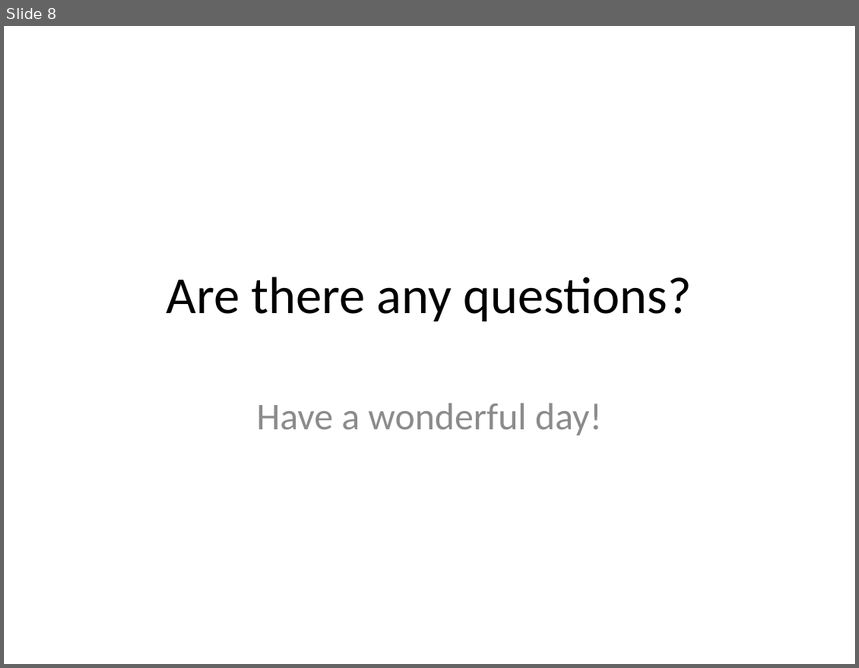
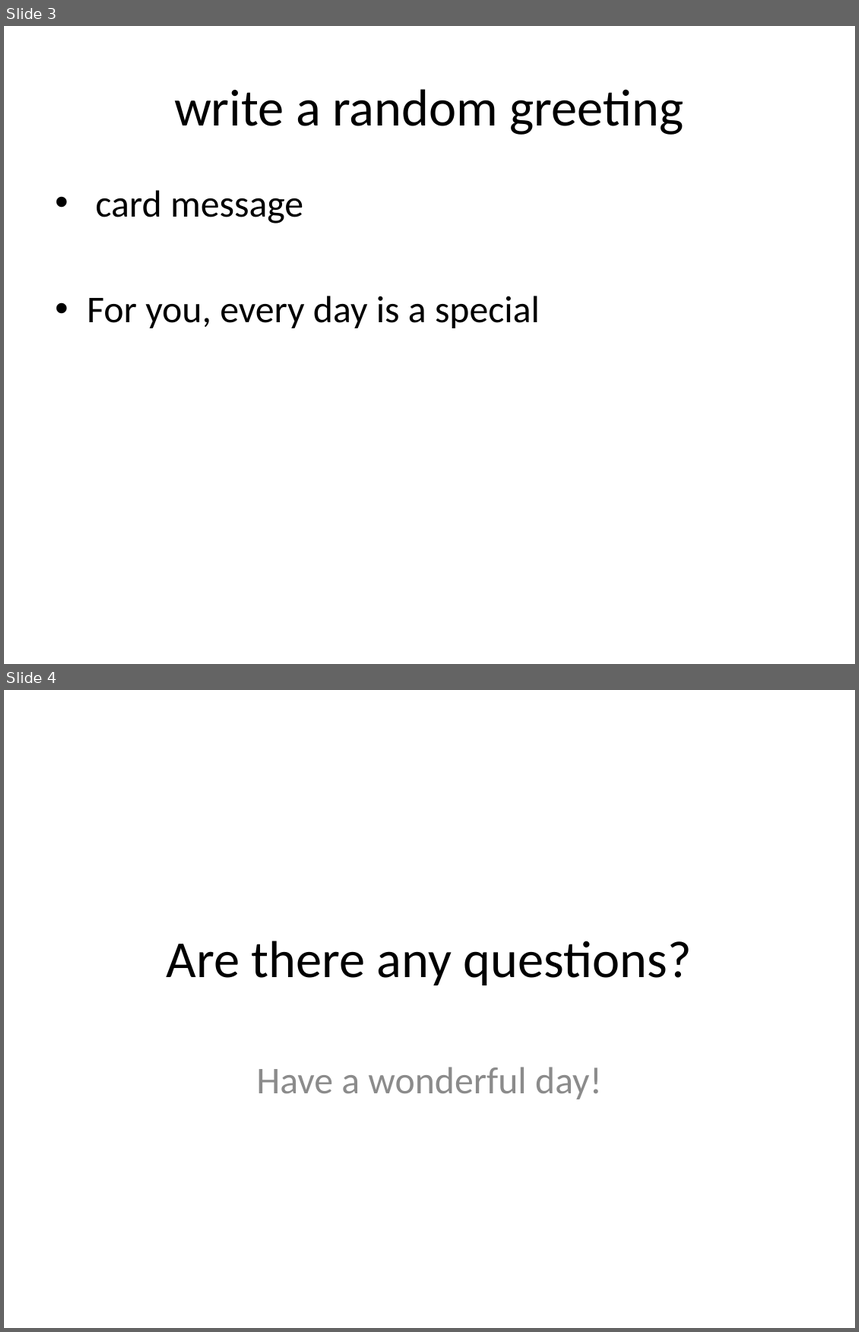
Before and after one commit to UnknownExplorerSK/presentation, a slide deck: Testing.pptx. Shown one above the other, each under a label of ours: slide 8 before the commit, slides 3 and 4 after it. The pictures are 859x668 and 859x1332 pixels, drawn with LibreOffice and Linux fonts; fonts in the diff are those of the drawing. Boxes give left, top, right and bottom in pixels: in the first picture for what was removed or moved away, otherwise in the second. Text is boxed around its words. In the diff, an @@ line names an element or a change of style, - is before the commit and + after.

```diff
--- a/Testing.pptx
+++ b/Testing.pptx
@@ slide 3 added at box(4, 26, 855, 664), background #FFFFFF @@
@@ title added at box(174, 89, 684, 135), 44 pt, text #000000 @@
+write a random greeting
@@ text added at box(87, 190, 540, 328), 32 pt, text #000000 @@
+• card message
+• For you, every day is a special
@@ what was slide 8 is now slide 4 @@
```
Also in this commit, not shown: 2 slides changed, 5 slides removed, 2 other files.
